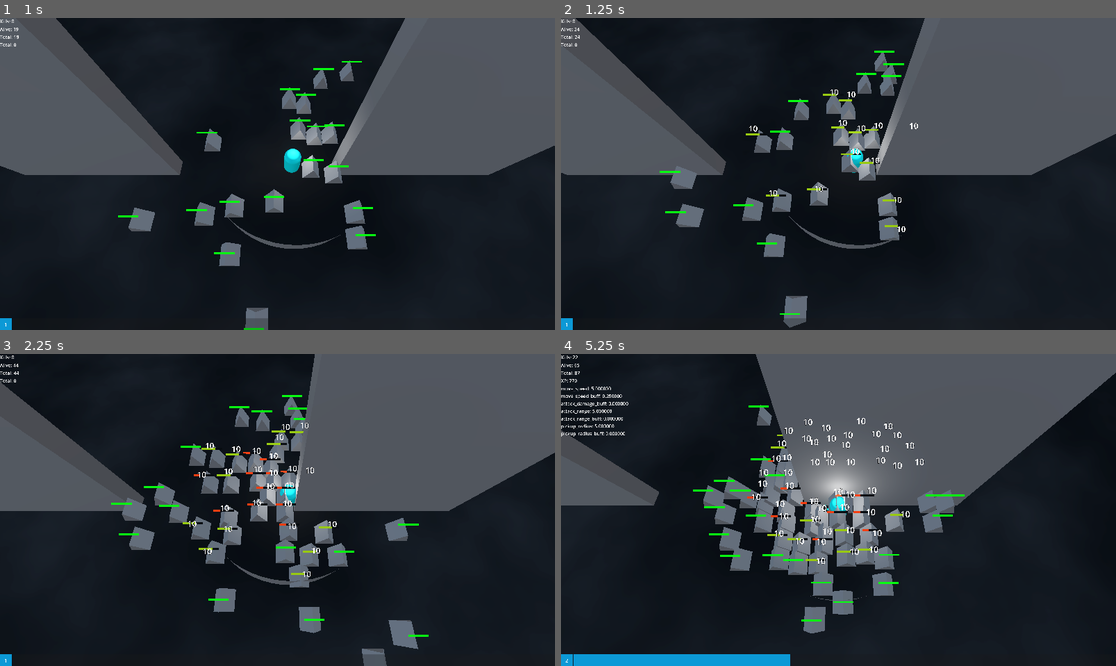
Above: before the commit, frames 1-4 (two rows, left to right).
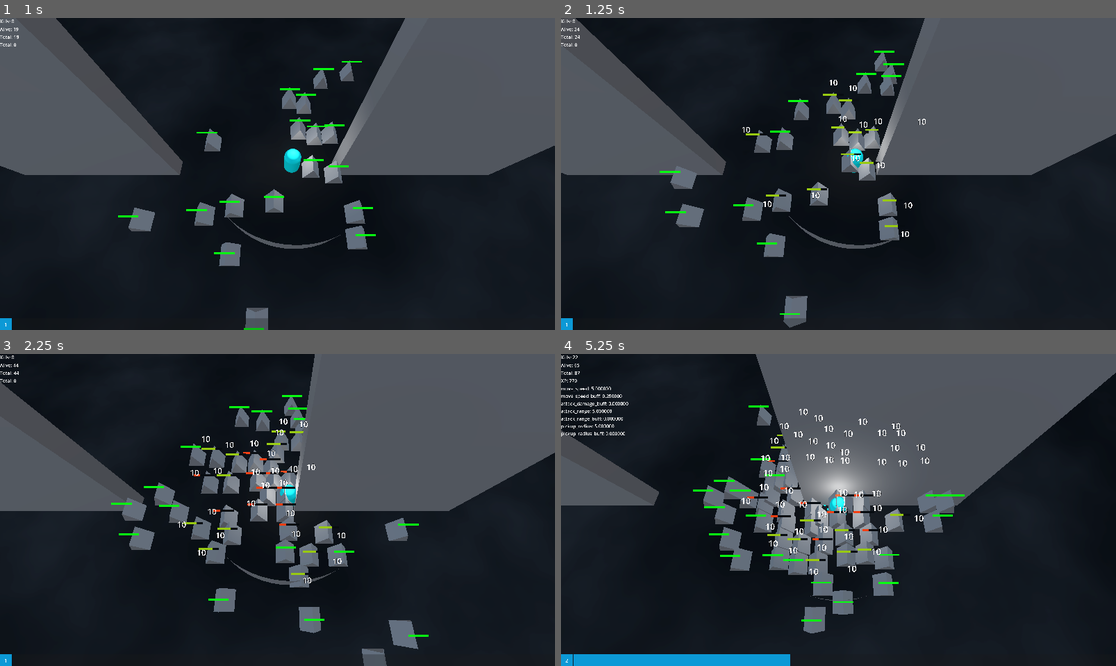
Above: after the commit, the same moments.

Repository: partkyle/GodotProjects
Game: Godot game, scene res://main.tscn
The game is run twice, just before and just after one commit, with the same random seed, the same clock (stepped at 60 frames per second) and the same inputs. The engine's default icon, where the game draws it, is replaced by a stand-in: a white triangle on a blue panel in a dark square.
Inputs (mouse positions are in pixels of both pictures, inside the frame that each line leads up to):
- Up to frame 1 (1 s): tap Enter (ui_accept) at 0.5, 0.77 s; move the mouse to (399, 158) at 0.52 s; hold D (move_right) from 0.53 s (still down); hold F from 0.53 s (still down); click (399, 158) at 0.67 s
- Up to frame 2 (1.25 s): keep holding D (move_right); keep holding F
- Up to frame 3 (2.25 s): release D (move_right) at 1.25 s; release F at 1.25 s; drag from (166, 525) to (249, 572) at 1.27 s; move the mouse to (333, 441) at 2.02 s; hold D (move_right) from 2.03 s (still down); hold F from 2.03 s (still down)
- Up to frame 4 (5.25 s): release D (move_right) at 2.75 s; release F at 2.75 s; drag from (810, 572) to (672, 463) at 2.77 s; move the mouse to (1005, 556) at 3.52 s; hold A (move_left) 3.53-4.25 s; hold F 3.53-4.25 s; tap Enter (ui_accept) at 3.77, 4.25 s; drag from (672, 463) to (755, 432) at 4.27 s; move the mouse to (866, 510) at 5.02 s; hold S (move_down) from 5.03 s (still down); hold F from 5.03 s (still down); click (866, 510) at 5.17 s

Frame 1 is identical in both runs. In frame 2, 0.3% of the frame differs, in the area x 32-66%, y 19-71%; in frame 3, 0.6%; in frame 4, 1.3%, in the area x 32-67%, y 17-71%.

Commit message:
send damage though a signal instead so that it won't move as the entity moves

Diff:
--- a/RetroSurvivor/SignalBus.gd
+++ b/RetroSurvivor/SignalBus.gd
@@ -8,6 +8,8 @@
 signal unpause_game()
 signal stats_updated(stats: String)
 
+signal damage_dealt(event: DamageEvent)
+
 
 func _on_pause_game():
 	get_tree().paused = true
--- /dev/null
+++ b/RetroSurvivor/damage_event.gd
@@ -0,0 +1,11 @@
+class_name DamageEvent
+extends Object
+
+var damage: int
+var global_position: Vector3
+
+static func create(_damage: int, _global_position: Vector3) -> DamageEvent:
+	var de = DamageEvent.new()
+	de.damage = _damage
+	de.global_position = _global_position
+	return de
--- /dev/null
+++ b/RetroSurvivor/damage_notifier.gd
@@ -0,0 +1,12 @@
+extends Node3D
+
+@export var damage_popup : PackedScene
+
+func popup_damage(event: DamageEvent):
+	var d := damage_popup.instantiate()
+	d.text = '%d' % event.damage
+	add_child(d)
+	d.transform.origin = event.global_position
+
+func _on_signal_bus_damage_dealt(event: DamageEvent):
+	popup_damage(event)
--- a/RetroSurvivor/enemy.gd
+++ b/RetroSurvivor/enemy.gd
@@ -4,8 +4,7 @@
 const SPEED := 2.0
 const EPISLON := 0.1
 
-@export var damage_popup : PackedScene
-@onready var damage_notifier := $DamageNotifier
+@onready var damage_notifier_position := $DamageNotifierPosition
 
 @onready var mesh := $MeshInstance3D
 @onready var collider := $CollisionShape3D
@@ -29,9 +28,8 @@
 		die()
 
 func popup_damage(damage: int):
-	var d := damage_popup.instantiate()
-	d.text = '%d' % damage
-	damage_notifier.add_child(d)
+	signal_bus.damage_dealt.emit(DamageEvent.create(damage, damage_notifier_position.global_position))
+
 
 #func _process(delta):
 	#if target:
--- a/RetroSurvivor/enemy.tscn
+++ b/RetroSurvivor/enemy.tscn
@@ -1,7 +1,6 @@
-[gd_scene load_steps=10 format=3 uid="uid://catxiq3pmdnu3"]
+[gd_scene load_steps=9 format=3 uid="uid://catxiq3pmdnu3"]
 
 [ext_resource type="Script" path="res://enemy.gd" id="1_fpeth"]
-[ext_resource type="PackedScene" uid="uid://c1j0q4pbd3wsu" path="res://damage_popup.tscn" id="2_5ernr"]
 [ext_resource type="Material" uid="uid://dsqbuxvv5ubi5" path="res://shaders/enemy_shader.tres" id="2_qj4md"]
 [ext_resource type="Script" path="res://HealthBar.gd" id="3_o40gu"]
 [ext_resource type="Shader" path="res://shaders/healthbar.gdshader" id="4_p6ens"]
@@ -25,7 +24,6 @@
 collision_layer = 6
 collision_mask = 6
 script = ExtResource("1_fpeth")
-damage_popup = ExtResource("2_5ernr")
 
 [node name="MeshInstance3D" type="MeshInstance3D" parent="."]
 transform = Transform3D(1, 0, 0, 0, 1, 0, 0, 0, 1, 0, 1.5, 0)
@@ -45,5 +43,5 @@
 cast_shadow = 0
 mesh = SubResource("QuadMesh_3dr3f")
 
-[node name="DamageNotifier" type="Node3D" parent="."]
+[node name="DamageNotifierPosition" type="Node3D" parent="."]
 transform = Transform3D(1, 0, 0, 0, 1, 0, 0, 0, 1, 0, 2.61665, 0)
--- a/RetroSurvivor/main.tscn
+++ b/RetroSurvivor/main.tscn
@@ -8,7 +8,9 @@
 [ext_resource type="Script" path="res://xp_spawner.gd" id="5_ex7yd"]
 [ext_resource type="Script" path="res://UI.gd" id="5_vcmg0"]
 [ext_resource type="PackedScene" uid="uid://5vtvxlilkwxa" path="res://xp.tscn" id="6_s8bsw"]
+[ext_resource type="Script" path="res://damage_notifier.gd" id="8_awcfw"]
 [ext_resource type="Script" path="res://addons/phantom_camera/scripts/phantom_camera_host/phantom_camera_host.gd" id="8_u5wcs"]
+[ext_resource type="PackedScene" uid="uid://c1j0q4pbd3wsu" path="res://damage_popup.tscn" id="9_xsda3"]
 [ext_resource type="Resource" uid="uid://bcg8h5axbiqw" path="res://resources/powerups/move_speed.tres" id="10_cv01b"]
 [ext_resource type="PackedScene" uid="uid://becxdpu3rdald" path="res://upgrade_select.tscn" id="10_xiwc7"]
 [ext_resource type="Resource" uid="uid://dmticccf3b4mu" path="res://resources/powerups/attack_range.tres" id="11_qsksk"]
@@ -126,6 +128,10 @@
 [node name="SignalBus" type="Node3D" parent="."]
 unique_name_in_owner = true
 script = ExtResource("4_07qgm")
+
+[node name="DamageNotifier" type="Node3D" parent="."]
+script = ExtResource("8_awcfw")
+damage_popup = ExtResource("9_xsda3")
 
 [node name="UI" type="CanvasLayer" parent="."]
 process_mode = 3
@@ -223,6 +229,7 @@
 [connection signal="level_up" from="Player" to="UI" method="_on_player_level_up"]
 [connection signal="level_up" from="Player" to="UI/UpgradeSelect" method="_on_player_level_up"]
 [connection signal="timeout" from="EnemySpawner/Timer" to="EnemySpawner" method="_on_timer_timeout"]
+[connection signal="damage_dealt" from="SignalBus" to="DamageNotifier" method="_on_signal_bus_damage_dealt"]
 [connection signal="enemy_died" from="SignalBus" to="EnemySpawner" method="_on_signal_bus_enemy_died"]
 [connection signal="enemy_died" from="SignalBus" to="XpSpawner" method="_on_signal_bus_enemy_died"]
 [connection signal="enemy_died" from="SignalBus" to="UI" method="_on_signal_bus_enemy_died"]
Not shown: 1 places in RetroSurvivor/main.tscn that only renumber resources
